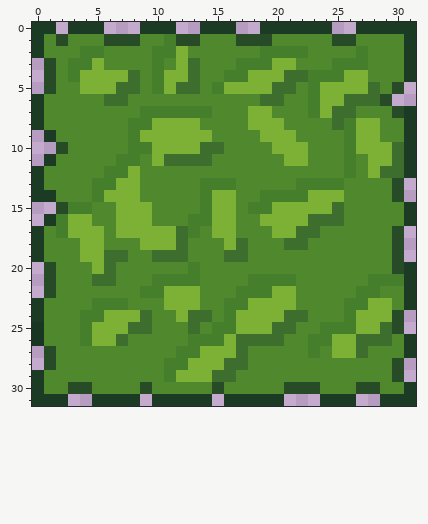
Pixel-art sprite, stored at assets/images/hedges/hedge_15.png. Above, as it was before the edit.
The file is 32x32 pixels. Colours within 5 levels of each other are drawn and written as one.
After the commit:
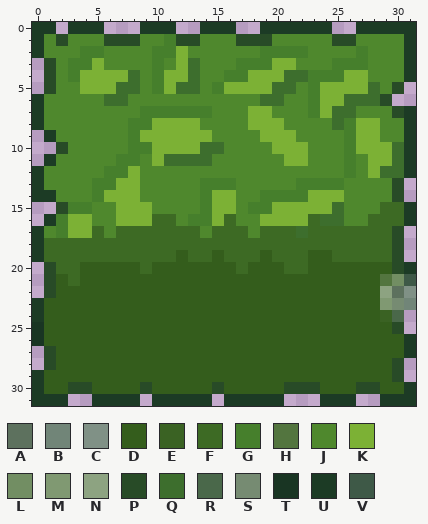
Palette (. is transparent): A #5d715e  B #718578  C #809186  D #345d1c  E #3a6223  F #3d6a24  G #467f2c  H #53753f  J #4f882d  K #7cb135  L #728e63  M #809972  N #8da381  P #284b27  Q #3d6e2d  R #4a684a  S #768b72  T #193523  U #1c3b25  V #3e5947
Log entry: Made hedge walls appear higher (graphical change)
What changed:
Changed rows in their new state; - is an unchanged pixel.
first column x 1:
15 ----------------------------FF-
16 ---------FF----F------F----FFF-
17 ----F-FFFFFFF-FFF-FFF-FFFFFFF--
18 FFFFFFFFFFFFFFFFFFFFFFFFFFFFF--
19 FFFFFFFFFFFDFFDFFFDFFFDDFFFFF--
20 -FFDDDDDFDDDDDDDFDDDFFDDDDDDD--
21 -DFDDDDDDDDDDDDDDDDDDDDDDDDDHLV
22 -DDDDDDDDDDDDDDDDDDDDDDDDDDDNAC
23 DDDDDDDDDDDDDDDDDDDDDDDDDDDDMSB
24 DDDDDDDDDDDDDDDDDDDDDDDDDDDDER-
25 DDDDDDDDDDDDDDDDDDDDDDDDDDDDD--
26 DDDDDDDDDDDDDDDDDDDDDDDDDDDDDD-
27 -DDDDDDDDDDDDDDDDDDDDDDDDDDDDD-
28 -DDDDDDDDDDDDDDDDDDDDDDDDDDDD--
29 DDDDDDDDDDDDDDDDDDDDDDDDDDDDD--
30 DD--DDDD-DDDDD-DDDDD---DDD--DD-
Changed places in both pictures, as pixel boxes (x1, y1, x2, y2):
changed: (44, 202, 416, 394)
